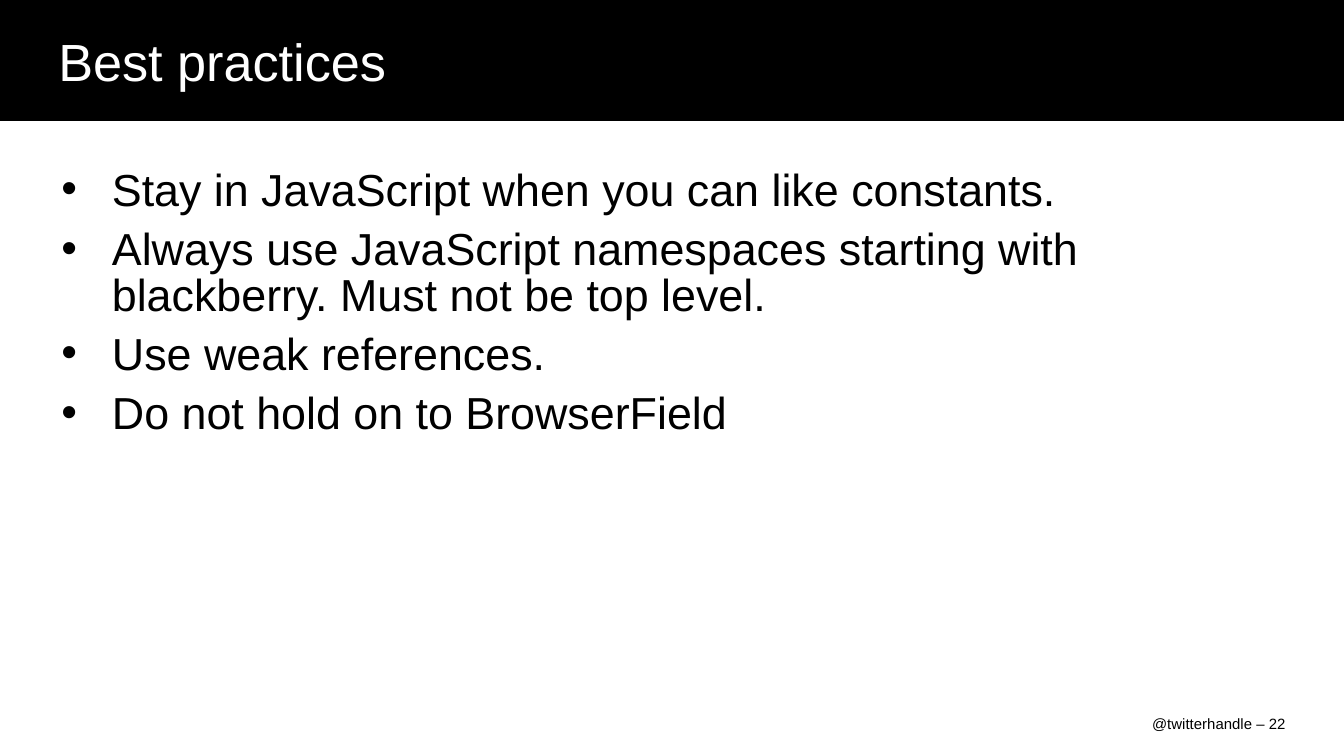
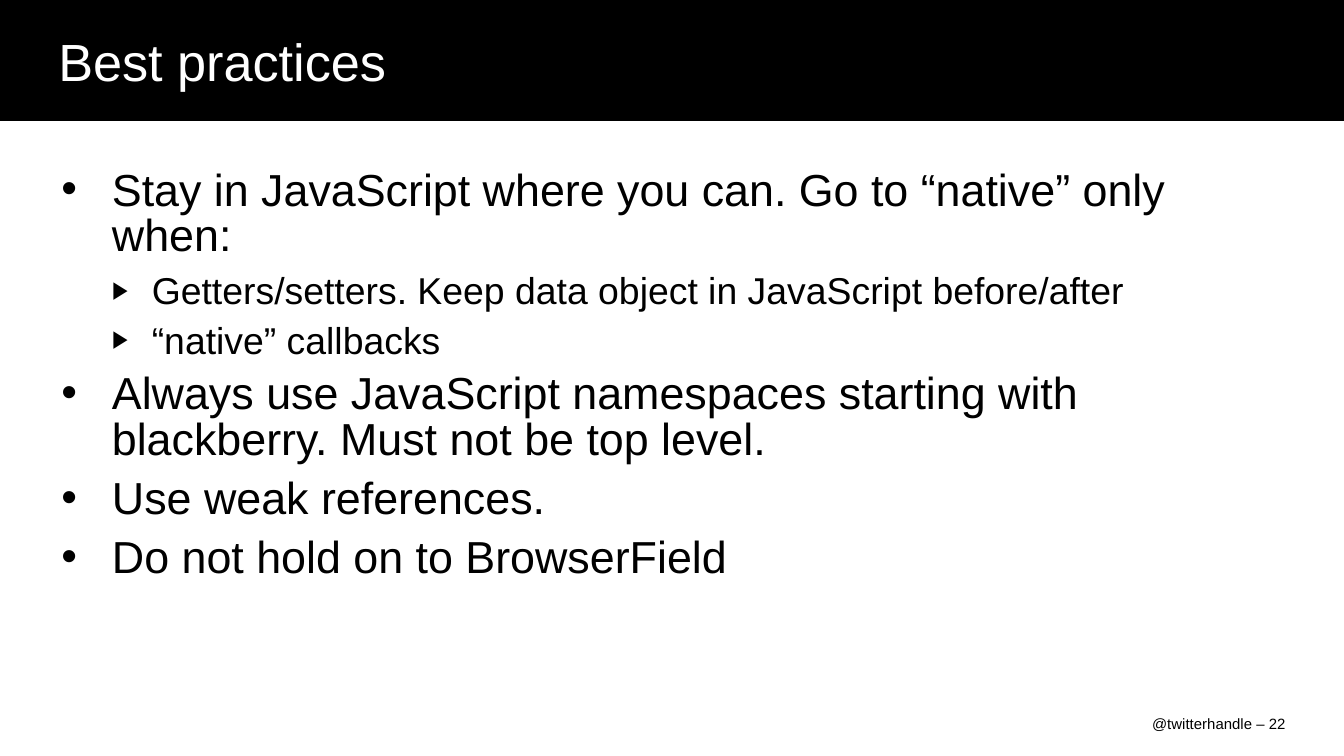
Before and after one commit to nukulb/devcon-demo, a slide deck: slide 22 of DEV51_DelCol.ppt. Drawn at 1344x756 pixels with LibreOffice and Linux fonts; fonts in the diff are those of the drawing; background and template pictures are left out. Boxes give left, top, right and bottom in pixels: in the first picture for what was removed or moved away, otherwise in the second. Text is boxed around its words. In the diff, an @@ line names an element or a change of style, - is before the commit and + after.

```diff
--- a/DEV51_DelCol.ppt
+++ b/DEV51_DelCol.ppt
@@ text at [112, 173, 1165, 355]: text changed; size 24 to 20 pt @@
-• Stay in JavaScript when you can like constants.
+• Stay in JavaScript where you can. Go to “native” only when:
+  ▶ Getters/setters. Keep data object in JavaScript before/after
+  ▶ “native” callbacks
```
Also in this commit, not shown: 1 other slide changed, 1 slide added, 1 slide removed.
